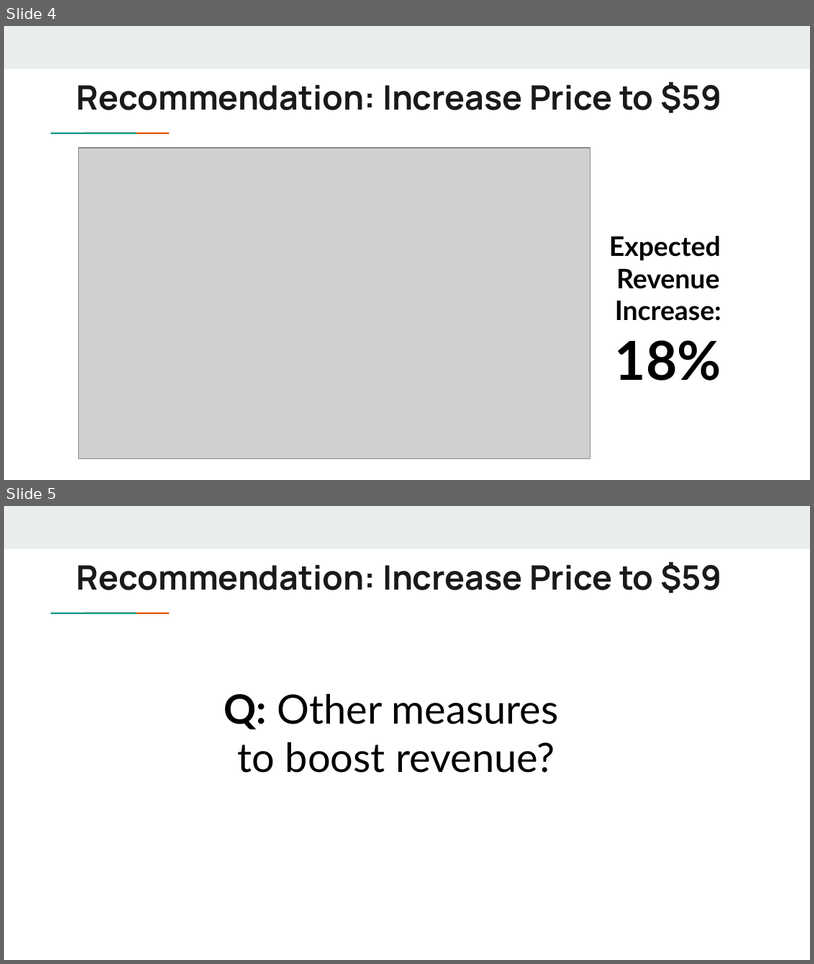
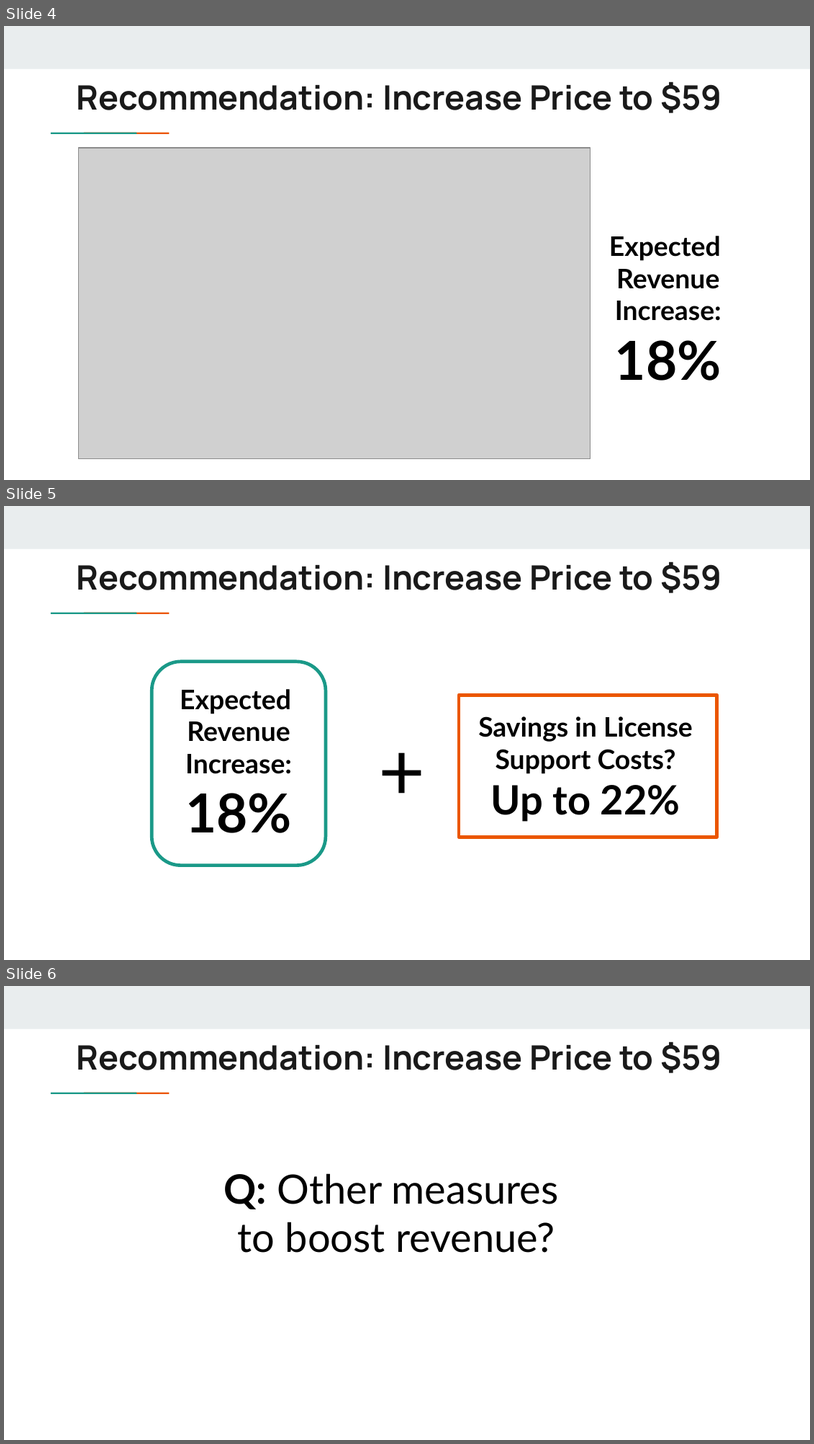
Before and after one commit to gwenspencer/Data_Challenges, a slide deck: Data Challenge 3/Gwen_Spencer_Slides_DC3.pptx. Shown one above the other, each under a label of ours: slides 4 and 5 before the commit, slides 4, 5 and 6 after it. The pictures are 814x964 and 814x1444 pixels, drawn with LibreOffice and Linux fonts; fonts in the diff are those of the drawing; grey boxes stand for pictures. Boxes give left, top, right and bottom in pixels: in the first picture for what was removed or moved away, otherwise in the second. Text is boxed around its words. In the diff, an @@ line names an element or a change of style, - is before the commit and + after.

```diff
--- a/Data Challenge 3/Gwen_Spencer_Slides_DC3.pptx
+++ b/Data Challenge 3/Gwen_Spencer_Slides_DC3.pptx
@@ slide 5 added at (4,506,810,960), background #FFFFFF; not listed: 3 template elements that a slide beside it also shows @@
@@ title added at (77,561,723,593), 30 pt, text #1A1A1A, bold @@
+Recommendation: Increase Price to $59
@@ rounded rectangle added at (152,662,326,866), outline #1A9988 3 pt @@
@@ text added at (180,689,292,833), 24 pt, text #000000, bold @@
+Expected
+Revenue
+Increase:
+18%
@@ rectangle added at (459,695,717,836), outline #EB5600 3 pt @@
@@ text added at (371,712,466,840), 72 pt, text #000000 @@
++
@@ text added at (478,716,693,821), 24 pt, text #000000, bold @@
+Savings in License
+Support Costs?
+Up to 22%
@@ what was slide 5 is now slide 6 @@
```
Also in this commit, not shown: 1 slide changed, 1 other file.
